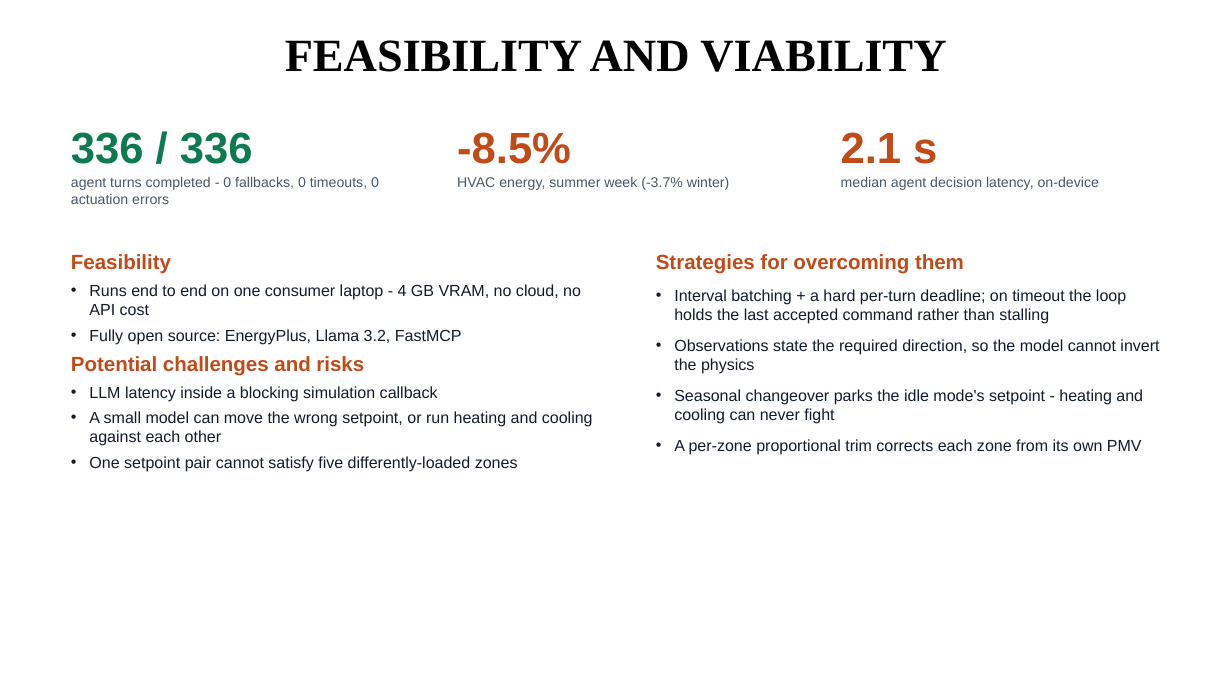
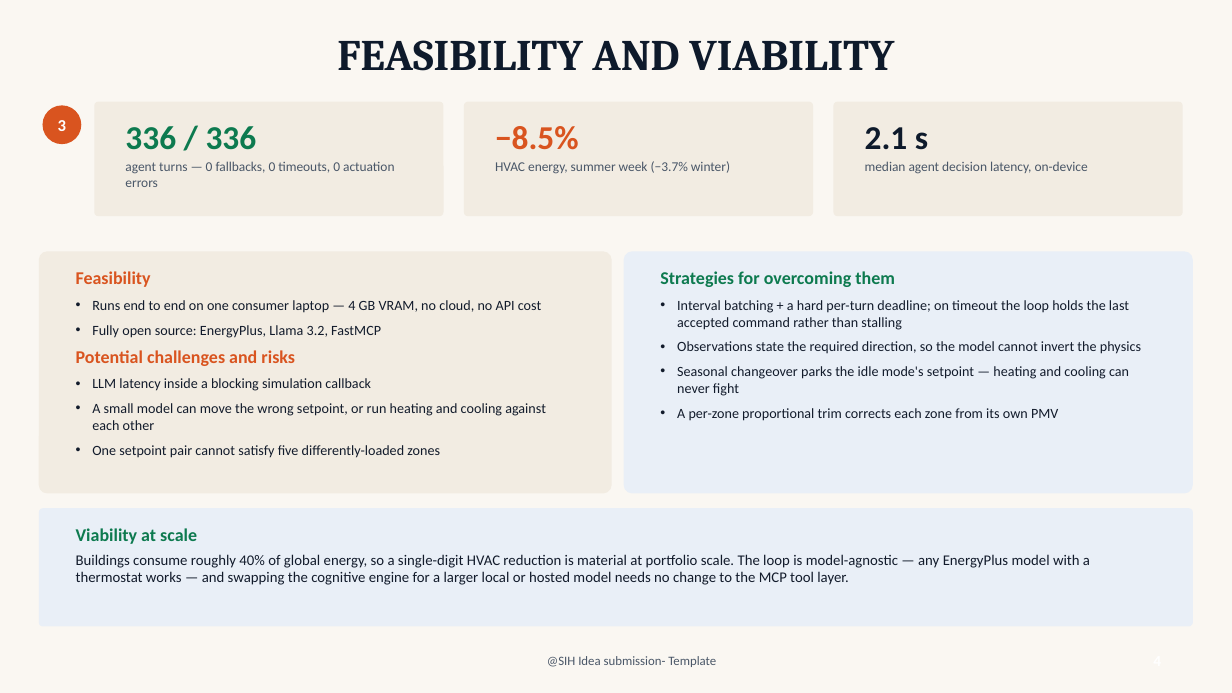
Before and after one commit to ayushYadav1107/Eco_loop_building_agents, a slide deck: slide 4 of deck/Eco-Loop_Building_Agents_Idea.pptx. Drawn at 1232x693 pixels with LibreOffice and Linux fonts; fonts in the diff are those of the drawing. Boxes give left, top, right and bottom in pixels: in the first picture for what was removed or moved away, otherwise in the second. Text is boxed around its words. In the diff, an @@ line names an element or a change of style, - is before the commit and + after.

```diff
--- a/deck/Eco-Loop_Building_Agents_Idea.pptx
+++ b/deck/Eco-Loop_Building_Agents_Idea.pptx
@@ background #FFFFFF to #FAF7F2 @@
@@ title "FEASIBILITY AND VIABILITY" at [337, 40, 894, 71]: size 36 to 34 pt, font Times New Roman to Cambria, text colour #000000 to #0E1A2B @@
@@ ellipse added at [43, 105, 81, 144], fill #D9541F, 13 pt, text #FFFFFF, bold @@
+3
@@ rounded rectangle added at [94, 102, 444, 216], fill #F2ECE2 @@
@@ text "336 / 336": place and size @@
-text "336 / 336" at [71, 132, 379, 204]
+text "336 / 336" at [125, 126, 394, 187]
@@ rounded rectangle added at [464, 102, 813, 216], fill #F2ECE2 @@
@@ rounded rectangle added at [834, 102, 1183, 216], fill #F2ECE2 @@
@@ text "2.1 s": place and size @@
-text "2.1 s" at [841, 132, 1099, 190]
+text "2.1 s" at [865, 127, 1088, 174]
@@ text "2.1 s" at [865, 127, 1088, 174]: size 34 to 26 pt, text colour #C24A18 to #0E1A2B in "2.1 s"; font Arial to Calibri, size 11 to 10.5 pt @@
@@ text at [125, 126, 257, 150]: size 34 to 26 pt, font Arial to Calibri in "336 / 336" @@
@@ text at [495, 126, 730, 174]: text changed; size 11 to 10.5 pt; font Arial to Calibri @@
--8.5%
-HVAC energy, summer week (-3.7% winter)
+−8.5%
+HVAC energy, summer week (−3.7% winter)
@@ text at [125, 161, 394, 187]: text changed; size 11 to 10.5 pt; font Arial to Calibri @@
-agent turns completed - 0 fallbacks, 0 timeouts, 0 actuation errors
+agent turns — 0 fallbacks, 0 timeouts, 0 actuation errors
@@ rounded rectangle added at [39, 251, 612, 494], fill #F2ECE2 @@
@@ text "Feasibility": place and size @@
-text "Feasibility" at [71, 254, 593, 472]
+text "Feasibility" at [76, 271, 546, 458]
@@ rounded rectangle added at [624, 251, 1193, 494], fill #E9EFF7 @@
@@ text "Strategies for overcoming them": place and size @@
-text "Strategies for overcoming them" at [656, 254, 1159, 455]
+text "Strategies for overcoming them" at [660, 271, 1141, 421]
@@ text at [76, 271, 546, 458]: size 16 to 14 pt, text colour #C24A18 to #D9541F in "Feasibility", "Potential challenges and risks"; font Arial to Calibri in "Feasibility", "Fully open source: EnergyPlus, Llama 3.2, FastMCP", "Potential challenges and risks", "LLM latency inside a blocking simulation callback" and 2 more places; size 12.5 to 11 pt in "Fully open source: EnergyPlus, Llama 3.2, FastMCP", "LLM latency inside a blocking simulation callback", "A small model can move the wrong ...", "One setpoint pair cannot satisfy five differently-loaded ..."; more space between paragraphs; indent changed @@
@@ text at [660, 271, 1141, 421]: size 16 to 14 pt, text colour #C24A18 to #0D7A4F in "Strategies for overcoming them"; font Arial to Calibri in "Strategies for overcoming them", "Interval batching + a hard per-turn deadline; ...", "Observations state the required direction, so the ...", "A per-zone proportional trim corrects each zone ..."; size 12.5 to 11 pt in "Interval batching + a hard per-turn deadline; ...", "Observations state the required direction, so the ...", "A per-zone proportional trim corrects each zone ..."; less space between paragraphs; indent changed @@
@@ text at [92, 300, 541, 313]: text changed; size 12.5 to 11 pt; font Arial to Calibri @@
-• Runs end to end on one consumer laptop - 4 GB VRAM, no cloud, no API cost
+• Runs end to end on one consumer laptop — 4 GB VRAM, no cloud, no API cost
@@ text at [677, 366, 1129, 396]: text changed; size 12.5 to 11 pt; font Arial to Calibri @@
-• Seasonal changeover parks the idle mode's setpoint - heating and cooling can never fight
+• Seasonal changeover parks the idle mode's setpoint — heating and cooling can never fight
@@ rounded rectangle added at [39, 508, 1193, 627], fill #E9EFF7 @@
@@ text added at [76, 528, 1090, 585], 11.5 pt, text #121B2B @@
+Viability at scale
+Buildings consume roughly 40% of global energy, so a single-digit HVAC reduction is material at portfolio scale. The loop is model-agnostic — any EnergyPlus model with a thermostat works — and swapping the cognitive engine for a larger local or hosted model needs no change to the MCP tool layer.
@@ text added at [547, 656, 716, 667], 10 pt, text #4A5768 @@
+@SIH Idea submission- Template
```
Also in this commit, not shown: 5 other slides changed, 7 other files.
